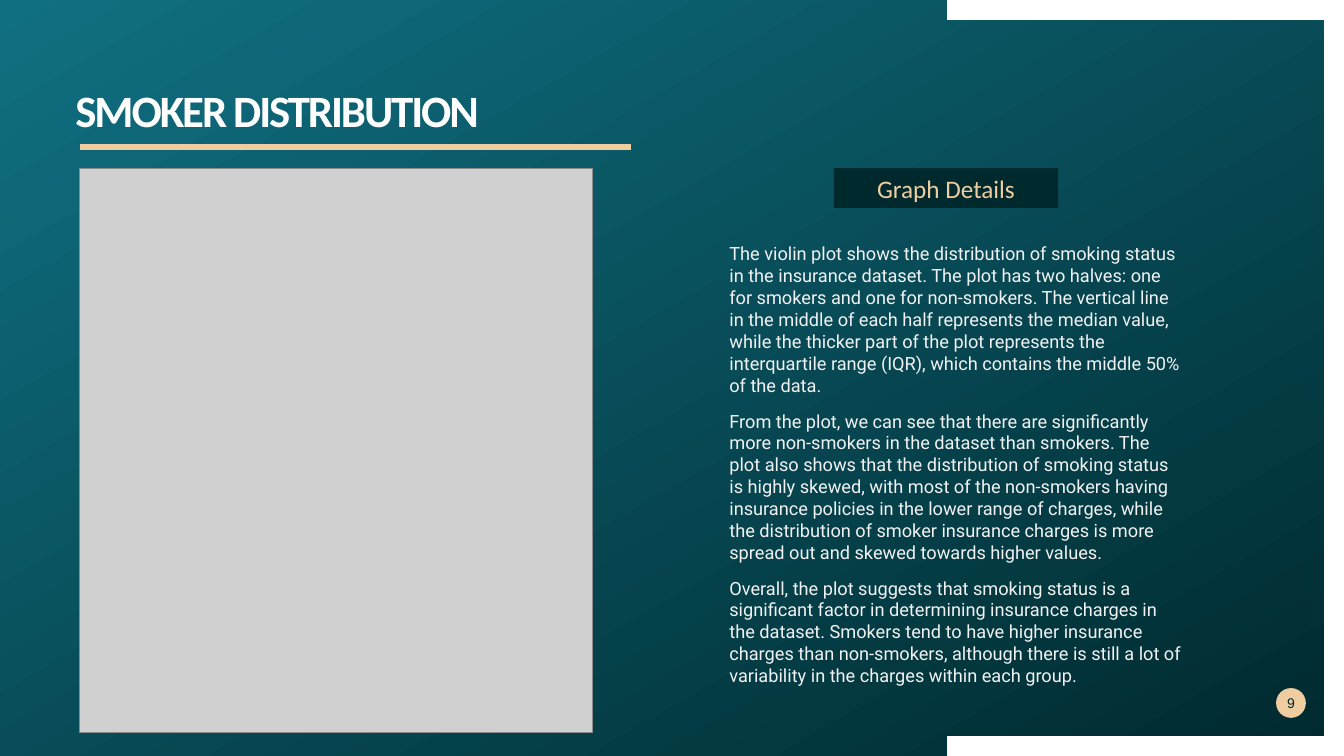
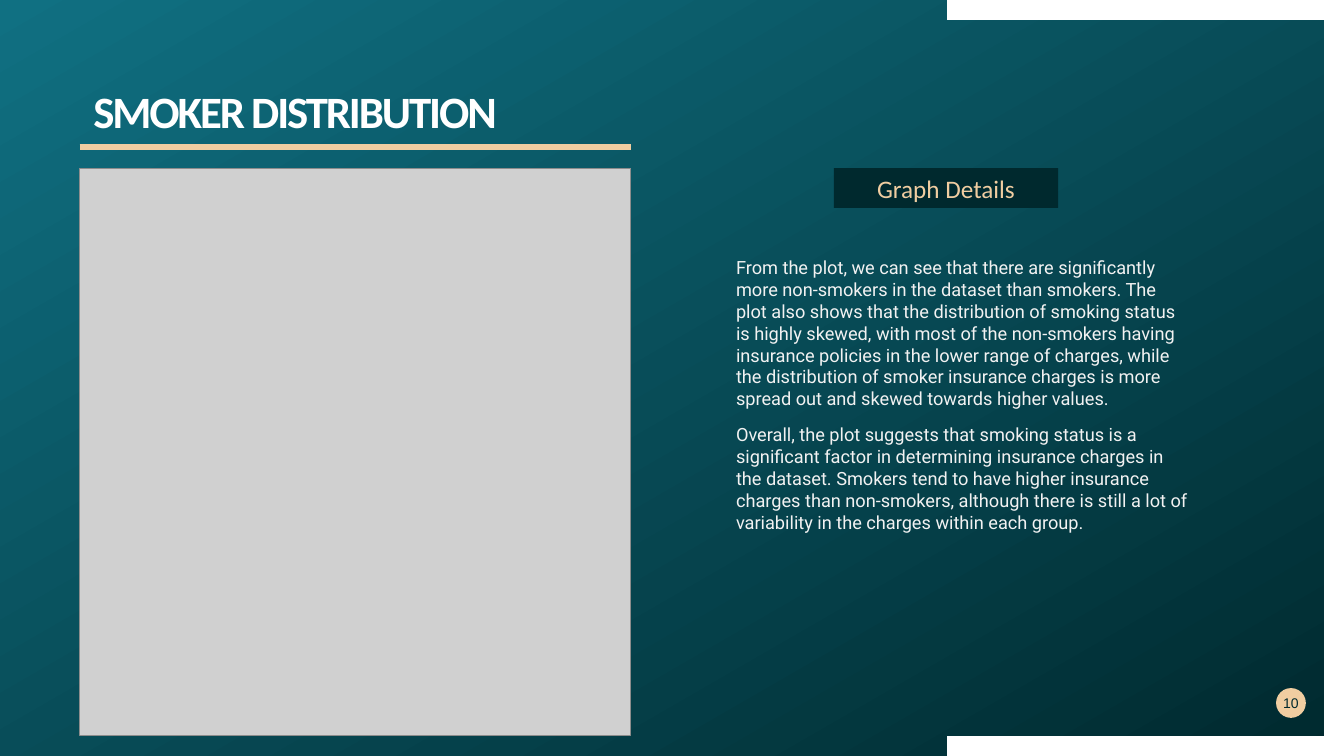
Before and after one commit to Kaneaug/ML_insurance_cost_pre, a slide deck: slide 10 of Insurance_premium_pre.pptx (slide 9 before the commit). Drawn at 1344x756 pixels with LibreOffice and Linux fonts; fonts in the diff are those of the drawing; grey boxes stand for pictures. Boxes give left, top, right and bottom in pixels: in the first picture for what was removed or moved away, otherwise in the second. Text is boxed around its words. In the diff, an @@ line names an element or a change of style, - is before the commit and + after.

```diff
--- a/Insurance_premium_pre.pptx
+++ b/Insurance_premium_pre.pptx
@@ title "SMOKER DISTRIBUTION": place and size @@
-title "SMOKER DISTRIBUTION" at [75, 97, 479, 128]
+title "SMOKER DISTRIBUTION" at [93, 98, 497, 129]
@@ picture: place and size @@
-picture at [80, 168, 593, 732]
+picture at [80, 168, 631, 736]
@@ text "From the plot, we can ...": place and size @@
-text "From the plot, we can ..." at [729, 268, 1181, 664]
+text "From the plot, we can ..." at [736, 260, 1188, 533]
@@ text at [729, 268, 1180, 392]: paragraph removed @@
-The violin plot shows the distribution of smoking status in the insurance dataset. The plot has two halves: one for smokers and one for non-smokers. The vertical line in the middle of each half represents the median value, while the thicker part of the plot represents the interquartile range (IQR), which contains the middle 50% of the data.
@@ page number at [1283, 698, 1299, 708]: text changed @@
-9
+10
```
Also in this commit, not shown: 5 other slides changed, 1 slide added, 8 slides removed, 2 other files.
